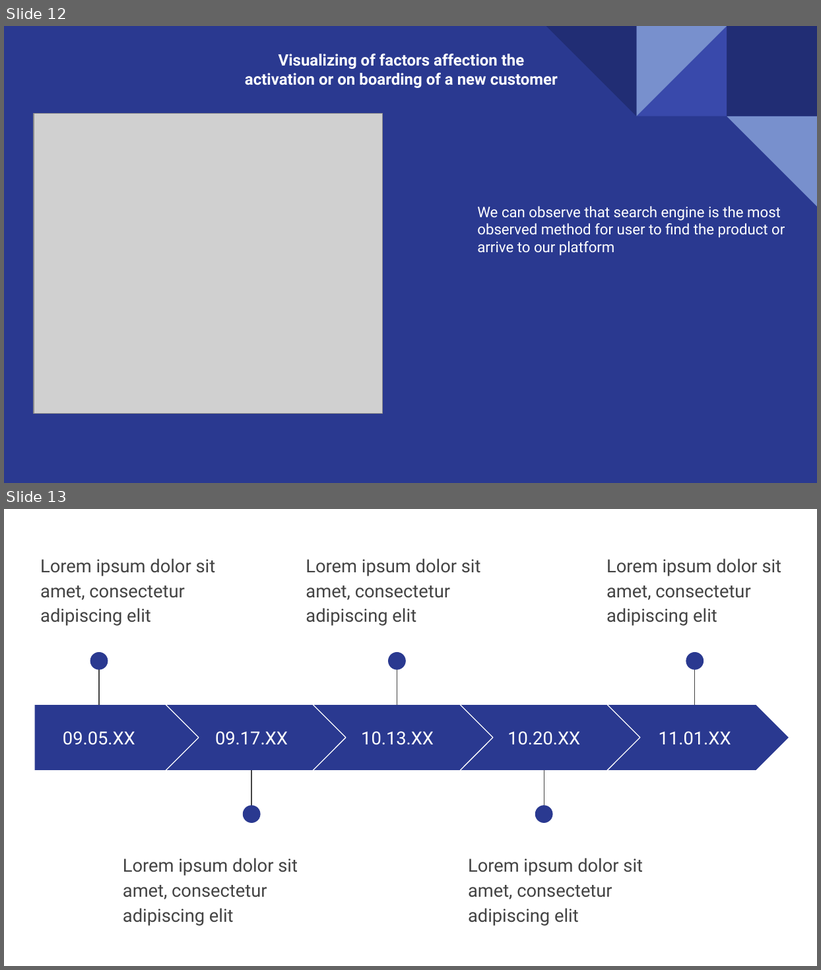
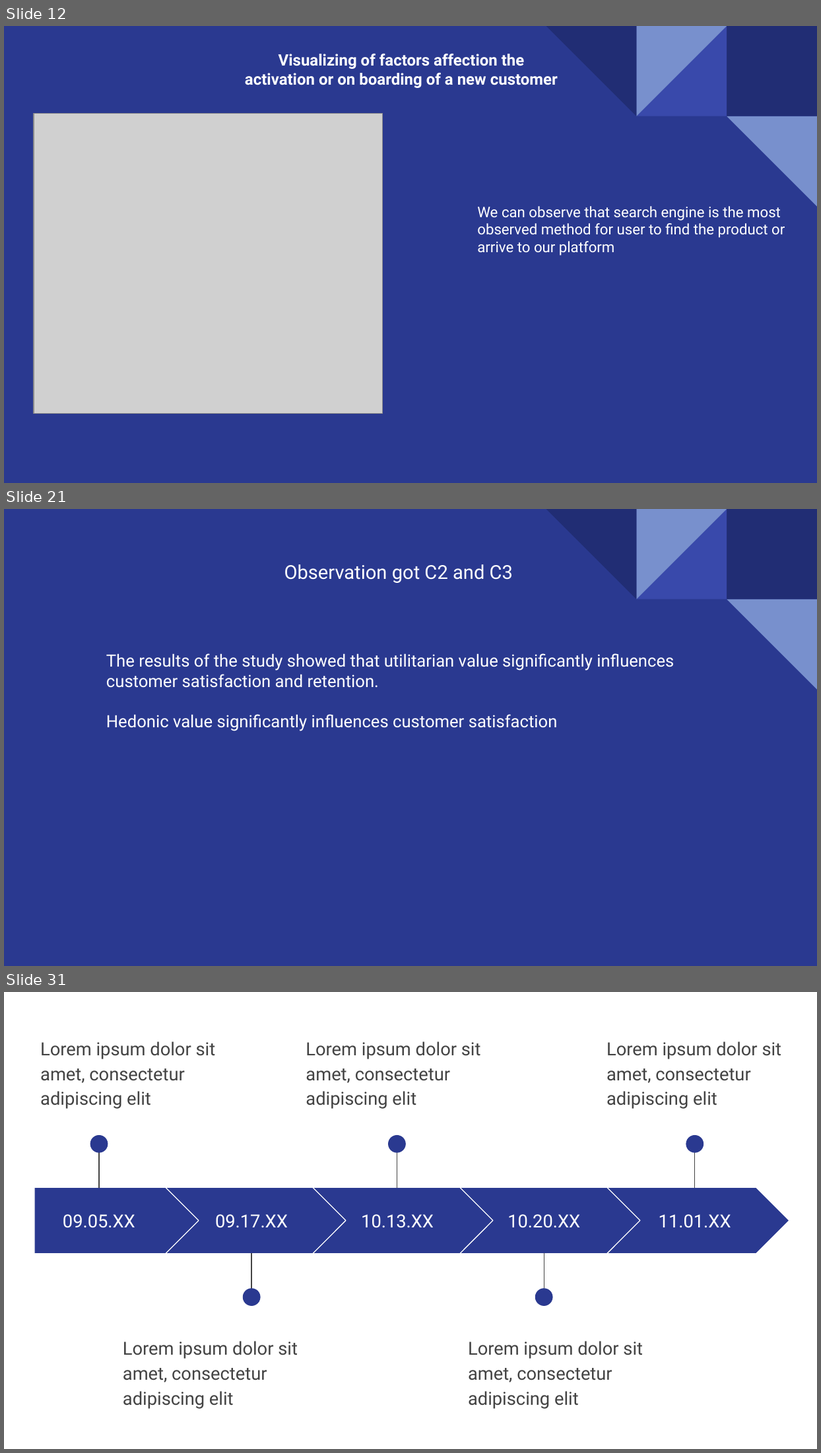
Before and after one commit to Pramodh23EAlpha/Internship, a slide deck: Customer_Activation_Retention(Data Analysis)/Case study.pptx. Shown one above the other, each under a label of ours: slides 12 and 13 before the commit, slides 12, 21 and 31 after it; the slides between them are not shown. The pictures are 821x970 and 821x1453 pixels, drawn with LibreOffice and Linux fonts; fonts in the diff are those of the drawing; grey boxes stand for pictures. Boxes give left, top, right and bottom in pixels: in the first picture for what was removed or moved away, otherwise in the second. Text is boxed around its words. In the diff, an @@ line names an element or a change of style, - is before the commit and + after.

Commit message:
case study ppt

```diff
--- a/Customer_Activation_Retention(Data Analysis)/Case study.pptx
+++ b/Customer_Activation_Retention(Data Analysis)/Case study.pptx
@@ slide 21 added at (x1=4, y1=509, x2=817, y2=966), background #2A3990; not listed: 5 template elements that a slide beside it also shows @@
@@ text added at (x1=284, y1=564, x2=513, y2=583), 17 pt, text #FFFFFF @@
+Observation got C2 and C3
@@ text added at (x1=106, y1=654, x2=674, y2=731), 15 pt, text #FFFFFF @@
+The results of the study showed that utilitarian value significantly influences customer satisfaction and retention.
+Hedonic value significantly influences customer satisfaction
@@ what was slide 13 is now slide 31 @@
```
Also in this commit, not shown: 1 slide changed, 17 other slides added.
